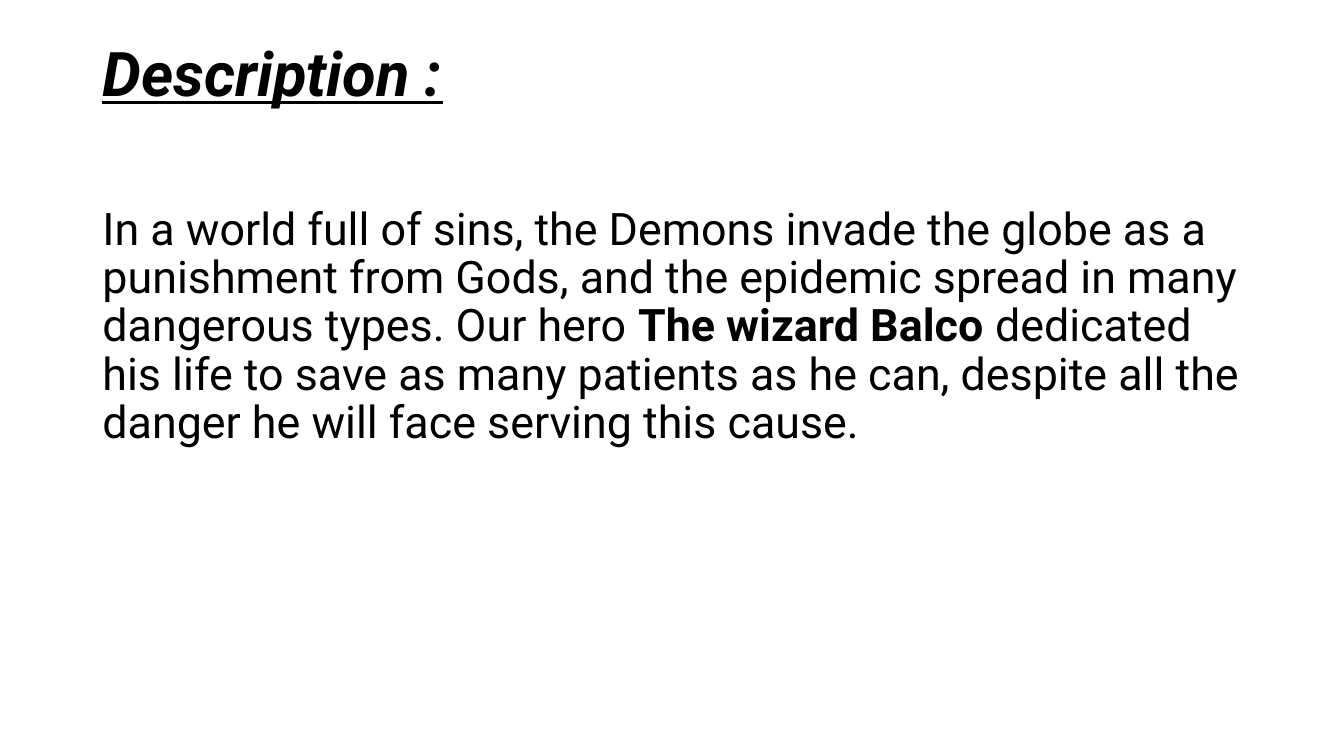
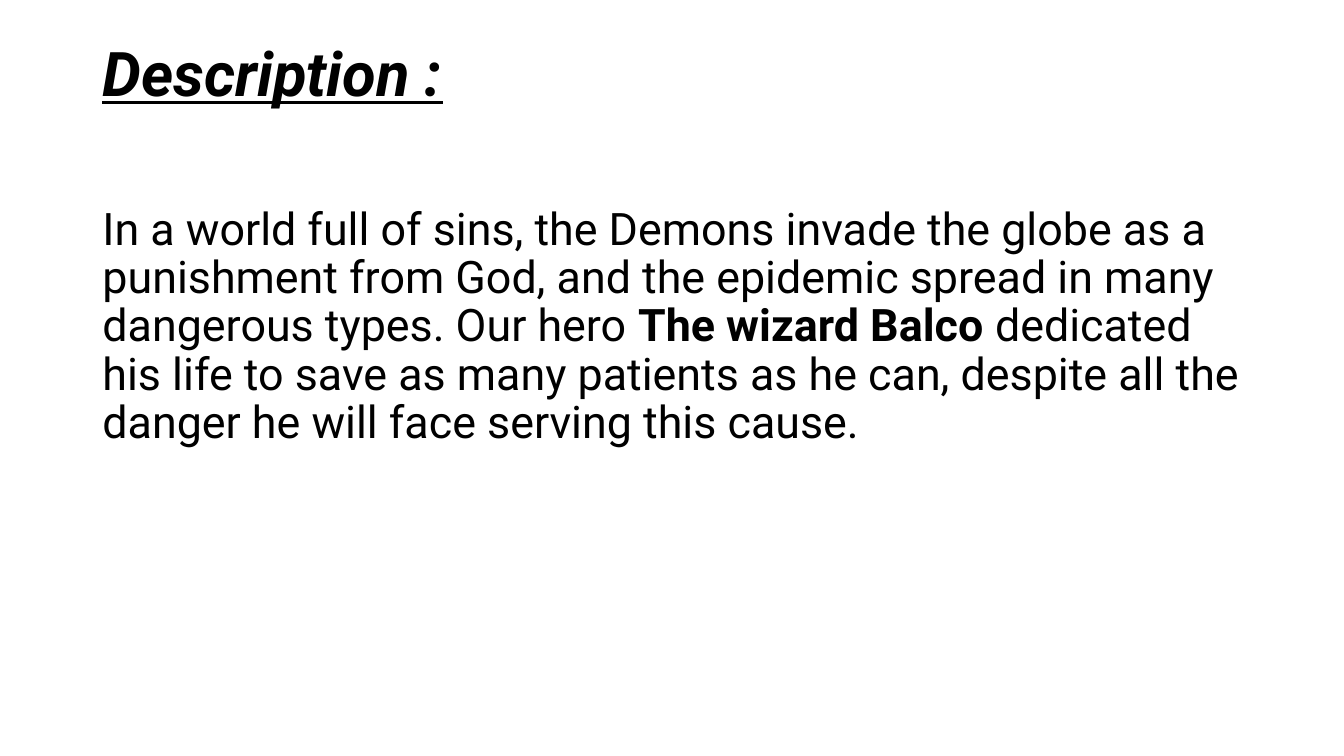
Before and after one commit to Nourcova/Interactive_story, a slide deck: slide 2 of Presentation1 edited.pptx. Drawn at 1344x756 pixels with LibreOffice and Linux fonts; fonts in the diff are those of the drawing. Boxes give left, top, right and bottom in pixels: in the first picture for what was removed or moved away, otherwise in the second. Text is boxed around its words. In the diff, an @@ line names an element or a change of style, - is before the commit and + after.

```diff
--- a/Presentation1 edited.pptx
+++ b/Presentation1 edited.pptx
@@ text at (102,211,1239,448): text changed @@
-In a world full of sins, the Demons invade the globe as a punishment from Gods, and the epidemic spread in many dangerous types. Our hero The wizard Balco dedicated his life to save as many patients as he can, despite all the danger he will face serving this cause.
+In a world full of sins, the Demons invade the globe as a punishment from God, and the epidemic spread in many dangerous types. Our hero The wizard Balco dedicated his life to save as many patients as he can, despite all the danger he will face serving this cause.
```
Also in this commit, not shown: 3 other files.
